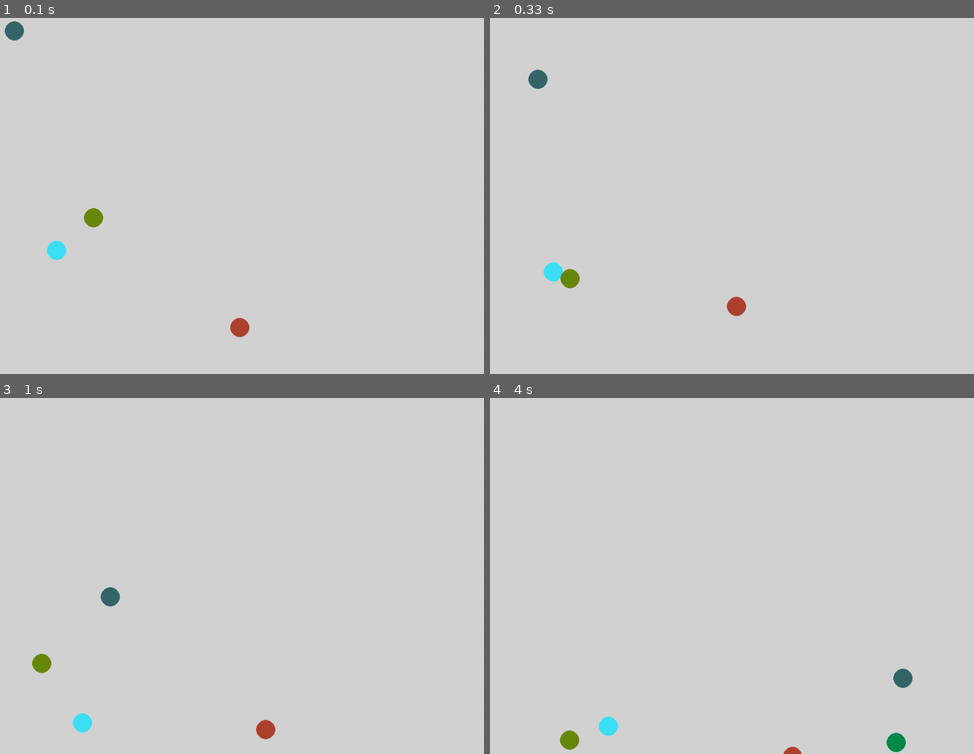
Above: before the commit, frames 1-4 (two rows, left to right).
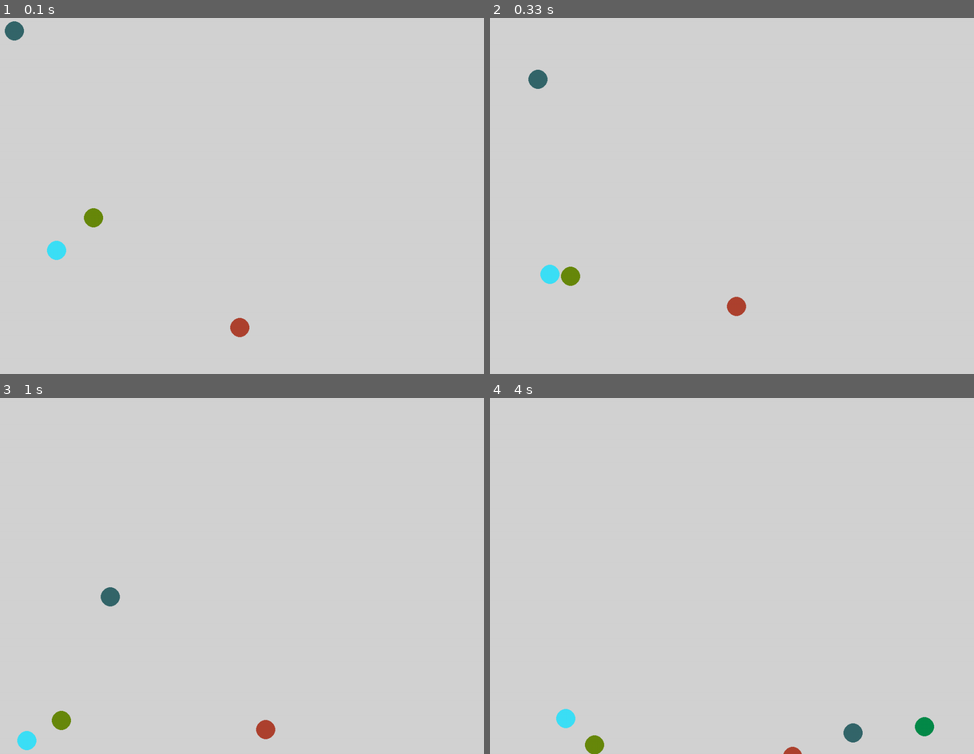
Above: after the commit, the same moments.

Repository: sydneyweidman/pygametest
Game: pygame game, started from sprtest.py
The game is run twice, just before and just after one commit, with the same random seed, the same clock (stepped at 60 frames per second) and the same inputs. The source is Python 2; it was converted automatically to run under Python 3.
Inputs (mouse positions are in pixels of both pictures, inside the frame that each line leads up to):
- Up to frame 1 (0.1 s): no input
- Up to frame 2 (0.33 s): no input
- Up to frame 3 (1 s): press the mouse at (53, 469) at 0.37 s; move the mouse to (140, 469) at 0.47 s; release the mouse at (227, 469) at 0.6 s; press the mouse at (19, 750) at 0.7 s; move the mouse to (43, 711) at 0.8 s; release the mouse at (72, 675) at 0.93 s
- Up to frame 4 (4 s): tap A at 1 s; press the mouse at (514, 693) at 1.37 s; move the mouse to (567, 689) at 1.47 s; release the mouse at (625, 682) at 1.6 s; press the mouse at (519, 704) at 1.7 s; move the mouse to (577, 579) at 1.8 s; release the mouse at (640, 458) at 1.93 s; press the mouse at (519, 704) at 2.03 s; move the mouse to (649, 583) at 2.13 s; release the mouse at (790, 462) at 2.27 s; press the mouse at (499, 689) at 2.37 s; move the mouse to (678, 615) at 2.47 s; release the mouse at (857, 536) at 2.6 s; press the mouse at (499, 689) at 2.7 s; move the mouse to (548, 643) at 2.8 s; release the mouse at (596, 593) at 2.93 s; press the mouse at (896, 661) at 3.03 s; move the mouse to (799, 558) at 3.13 s; release the mouse at (707, 458) at 3.27 s; press the mouse at (896, 661) at 3.37 s; move the mouse to (756, 647) at 3.47 s; release the mouse at (615, 632) at 3.6 s

Frame 1 is identical in both runs. In frame 2, 0.2% of the frame differs, in the area x 10-19%, y 68-76%; in frame 3, 0.7%; in frame 4, 1.4%, in the area x 13-92%, y 75-100%.

Commit message:
Added collisions

Diff:
--- a/sprtest.py
+++ b/sprtest.py
@@ -122,7 +122,6 @@
         textpos = text.get_rect()
         textpos.centerx = background.get_rect().centerx
         background.blit(text, textpos)
-        screen.blit(background, (0,0))
         pygame.display.update()
         lastpos = None
         running = True
@@ -155,6 +154,13 @@
             array.clear(screen,background)
             for sp in array:
                 if not sp is selected_particle:
+                    for p in array:
+                        if p.rect.colliderect(sp) and not p is sp:
+                            (p.speed, sp.speed,) = (sp.speed, p.speed,)
+                            tangent = math.atan2(p.x - sp.x, p.y - sp.y)
+                            p.direction = 2*tangent - p.direction
+                            sp.direction = 2*tangent - sp.direction
+                            # TODO: get rid of stickiness
                     sp.move()
                     sp.bounce()
                     if self.opts.random and loopcount % 500:
